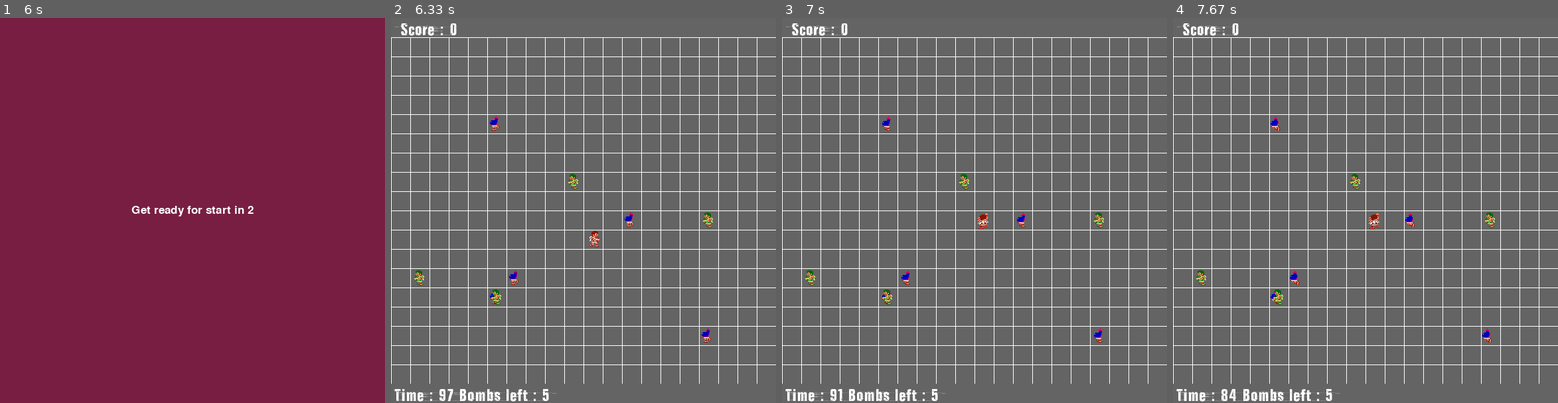
Above: before the commit, frames 1-4 (left to right).
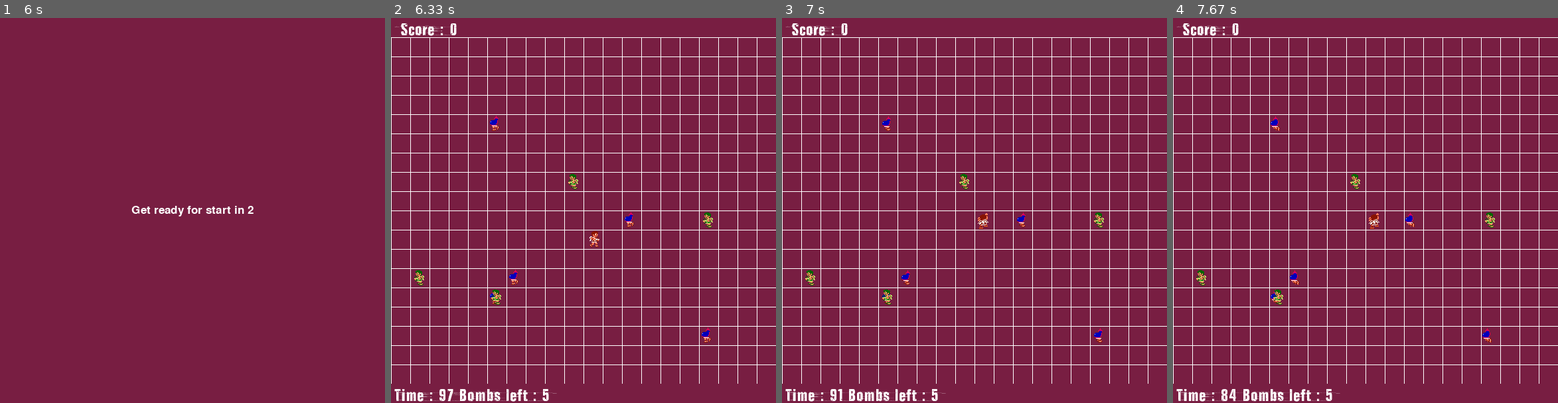
Above: after the commit, the same moments.

Repository: gunny26/pygame
Game: pygame game, started from emeraldmine/main.py
Same seed, same stepped clock (60 frames per second), same inputs: the game is played once before the commit and once after it. The source is Python 2; it was converted automatically to run under Python 3.
Inputs (mouse positions are in pixels of both pictures, inside the frame that each line leads up to):
- Up to frame 1 (6 s): hold Up 0.83-1.3 s; hold Left from 5.32 s (still down)
- Up to frame 2 (6.33 s): release Left at 6.2 s; hold Right from 6.23 s (still down)
- Up to frame 3 (7 s): release Right at 6.83 s; hold Up from 6.87 s (still down)
- Up to frame 4 (7.67 s): release Up at 7.17 s; move the mouse to (1373, 79) at 7.2 s; click (1373, 79) at 7.35 s; hold Right from 7.63 s (still down)

Frame 1 is identical in both runs. In frame 2, 93% of the frame differs, in the area x 0-100%, y 0-100%; in frame 3, 93%; in frame 4, 93%.

Commit message:
code cleanup

Diff:
--- a/PacMan.py
+++ b/PacMan.py
@@ -3,7 +3,7 @@
 import pygame
 import sys
 
-FPS = 15
+FPS = 10
 TILESIZE = 20
 RES = (800, 425)
 
--- a/emeraldmine/main.py
+++ b/emeraldmine/main.py
@@ -2,11 +2,20 @@
 # coding: utf8
 
 import pygame
-from pygame.locals import *
+#from pygame.locals import *
 import random
 import time
 
+BACKGROUND = pygame.Color(120, 30, 66)
+TILE_SIZE = 29
+TILES_X = 20
+TILES_Y = 20
+
+
 def load_spritemap(filename, width_count=15, height_count=12):
+    """
+    load tilemap and store every tile in array
+    """
     sheet = pygame.image.load(filename) #Load the sheet
     print "loaded spritemap dimesion : %s / %s" % (sheet.get_width(), sheet.get_height())
     x_step = sheet.get_width() / width_count
@@ -25,6 +34,10 @@
 
 
 class LoopSequence(object):
+    """
+    loop endlessly over given sequence
+    if end is reached, begin from the first one
+    """
 
     def __init__(self, sequence):
         self.__sequence = sequence
@@ -41,6 +54,9 @@
 
 
 class Player(object):
+    """
+    main character
+    """
 
     left = LoopSequence(range(7, 12))
     right = LoopSequence(range(1, 5))
@@ -62,24 +78,26 @@
 
     def update(self, events):
         for event in events:
-            if event.type == KEYDOWN:
-                if event.key == K_LEFT:
+            if event.type == pygame.KEYDOWN:
+                if event.key == pygame.K_LEFT:
                     self.__x -= self.__step_x
                     self.__seq_pos = self.right.next()
-                elif event.key == K_RIGHT:
+                elif event.key == pygame.K_RIGHT:
                     self.__x += self.__step_x
                     self.__seq_pos = self.left.next()
-                elif event.key == K_UP:
+                elif event.key == pygame.K_UP:
                     self.__y -= self.__step_y
                     self.__seq_pos = self.up.next()
-                elif event.key == K_DOWN:
+                elif event.key == pygame.K_DOWN:
                     self.__y += self.__step_y
                     self.__seq_pos = self.up.next()
-            elif event.type == KEYUP:
-                if event.key in (K_LEFT, K_RIGHT):
-                    self.x = 0
-                elif event.key in (K_UP, K_DOWN):
-                    self.y = 0
+            elif event.type == pygame.KEYUP:
+                if event.key in (pygame.K_LEFT, pygame.K_RIGHT):
+                    pass
+                    #self.__x = 0
+                elif event.key in (pygame.K_UP, pygame.K_DOWN):
+                    pass
+                    #self.__y = 0
             #print self.__x, self.__y
 
     def draw(self):
@@ -87,6 +105,10 @@
 
 
 class Bomb(object):
+    """
+    targets of player, these object must be collected,
+    before they are exploding
+    """
 
     def __init__(self, surface, spritemap, pos):
         self.__surface = surface
@@ -118,6 +140,9 @@
 
 
 class TimeBank(object):
+    """
+    with this object player can get some extra time
+    """
 
     def __init__(self, surface, spritemap, pos):
         self.__surface = surface
@@ -144,6 +169,9 @@
 
 
 class Grid(object):
+    """
+    debug object to display TILE grid
+    """
 
     def __init__(self, surface, x_width, y_width):
         self.__surface = surface
@@ -162,6 +190,9 @@
 
 
 class Highscore(object):
+    """
+    display score on top of level
+    """
 
     def __init__(self, surface):
         self.__surface = surface
@@ -186,6 +217,9 @@
 
 
 class Status(object):
+    """
+    display Status Line in bottom of level
+    """
 
     def __init__(self, surface, things):
         self.__surface = surface
@@ -204,13 +238,16 @@
         self.__surface.blit(text_img, (5, 5))
 
 
-def _message_screen(screen, message):
-    screen.fill((120,30,66))
+def _message_screen(surface, message):
+    """
+    display fullscreen message, until key pressed
+    """
+    surface.fill(BACKGROUND)
     #font = pygame.font.SysFont("Times New Roman",25)
     font = pygame.font.Font("fonts/Completely Nonsense.ttf", 25)
     text_img = font.render(message, True, (255, 255, 255))
-    middle_pos = (screen.get_width() / 2 - text_img.get_width() / 2, screen.get_height() / 2 - text_img.get_height() / 2)
-    screen.blit(text_img, middle_pos)
+    middle_pos = (surface.get_width() / 2 - text_img.get_width() / 2, surface.get_height() / 2 - text_img.get_height() / 2)
+    surface.blit(text_img, middle_pos)
     clock = pygame.time.Clock()
     while True:
         # maximal 40 fpsok
@@ -219,44 +256,50 @@
         events = pygame.event.get()
         for event in events:
         # um möglichst einfach Positionen für die Spielobjekte zu sammeln:
-            if event.type == KEYDOWN:
+            if event.type == pygame.KEYDOWN:
                 return
-            if event.type == MOUSEBUTTONDOWN:
+            if event.type == pygame.MOUSEBUTTONDOWN:
                 print event.pos
-            if event.type == QUIT:
+            if event.type == pygame.QUIT:
                 return
-            elif event.type == KEYDOWN:
-                if event.key == K_ESCAPE:
+            elif event.type == pygame.KEYDOWN:
+                if event.key == pygame.K_ESCAPE:
                     return
         pygame.display.flip()
 
-def welcome(screen):
-    _message_screen(screen, "Catch the Bomb\npress any key to start")
-
-def winner(screen):
-    _message_screen(screen, "you won, press any key to restart")
-
-def looser(screen):
-    _message_screen(screen, "you lost, press any key to restart")
-
-def timed_message(screen, message, duration):
+def welcome(surface):
+    _message_screen(surface, "Catch the Bomb\npress any key to start")
+
+def winner(surface):
+    _message_screen(surface, "you won, press any key to restart")
+
+def looser(surface):
+    _message_screen(surface, "you lost, press any key to restart")
+
+def timed_message(surface, message, duration):
+    """
+    display fullscreen message for some amount of time
+    """
     font = pygame.font.Font("fonts/CuppaJoe.ttf", 25)
     clock = pygame.time.Clock()
     while True:
-        screen.fill((120,30,66))
+        surface.fill(BACKGROUND)
         clock.tick(1)
         text_img = font.render("%s in %d" % (message, duration), True, (255, 255, 255))
-        middle_pos = (screen.get_width() / 2 - text_img.get_width() / 2, screen.get_height() / 2 - text_img.get_height() / 2)
-        screen.blit(text_img, middle_pos)
+        middle_pos = (surface.get_width() / 2 - text_img.get_width() / 2, surface.get_height() / 2 - text_img.get_height() / 2)
+        surface.blit(text_img, middle_pos)
         pygame.display.flip()
         duration -= 1
         if duration == 0:
             return
 
-def main(screen, num_bombs, num_timebanks):
-    head = screen.subsurface(0, 0, screen.get_width(), TILE_SIZE)
-    bottom = screen.subsurface(0, screen.get_height() - TILE_SIZE, screen.get_width(), TILE_SIZE)
-    game = screen.subsurface(0, TILE_SIZE, screen.get_width(), screen.get_height() - 2 * TILE_SIZE)
+def level(surface, num_bombs, num_timebanks):
+    """
+    Main level logic
+    """
+    head = surface.subsurface(0, 0, surface.get_width(), TILE_SIZE)
+    bottom = surface.subsurface(0, surface.get_height() - TILE_SIZE, surface.get_width(), TILE_SIZE)
+    game = surface.subsurface(0, TILE_SIZE, surface.get_width(), surface.get_height() - 2 * TILE_SIZE)
     tiles_x = 20
     tiles_y = 18
     tiles = range(tiles_x * tiles_y)
@@ -295,15 +338,15 @@
         events = pygame.event.get()
         for event in events:
         # um möglichst einfach Positionen für die Spielobjekte zu sammeln:
-            if event.type == MOUSEBUTTONDOWN:
-                print event.pos
-            if event.type == QUIT:
+            if event.type == pygame.MOUSEBUTTONDOWN:
+                print "Mouse clikc on position ", event.pos
+            if event.type == pygame.QUIT:
                 return
-            elif event.type == KEYDOWN:
-                if event.key == K_ESCAPE:
+            elif event.type == pygame.KEYDOWN:
+                if event.key == pygame.K_ESCAPE:
                     return
         # blank
-        screen.fill((100, 100, 100))
+        surface.fill(BACKGROUND)
         # update events
         for thing in things:
             thing.update(events)
@@ -336,12 +379,9 @@
         # flip
         pygame.display.flip()
 
-if __name__ == '__main__':
+def main():
     pygame.init()
     pygame.display.set_caption("catch the bombs")
-    TILE_SIZE = 29
-    TILES_X = 20
-    TILES_Y = 20
     size = (TILE_SIZE * TILES_X, TILE_SIZE * TILES_Y)
     print "screen size %s" % str(size)
     screen = pygame.display.set_mode(size)
@@ -349,11 +389,15 @@
     num_bombs = 5
     num_timebanks = 5
     timed_message(screen, "Get ready for start", 5)
-    result = main(screen, num_bombs, num_timebanks)
+    result = level(screen, num_bombs, num_timebanks)
     while result == "winner":
         winner(screen)
         timed_message(screen, "Get Ready for next level", 5)
         num_bombs += 1
         num_timebanks -= 1
-        result = main(screen, num_bombs, num_timebanks)
+        result = level(screen, num_bombs, num_timebanks)
     looser(screen)
+
+
+if __name__ == '__main__':
+    main()
